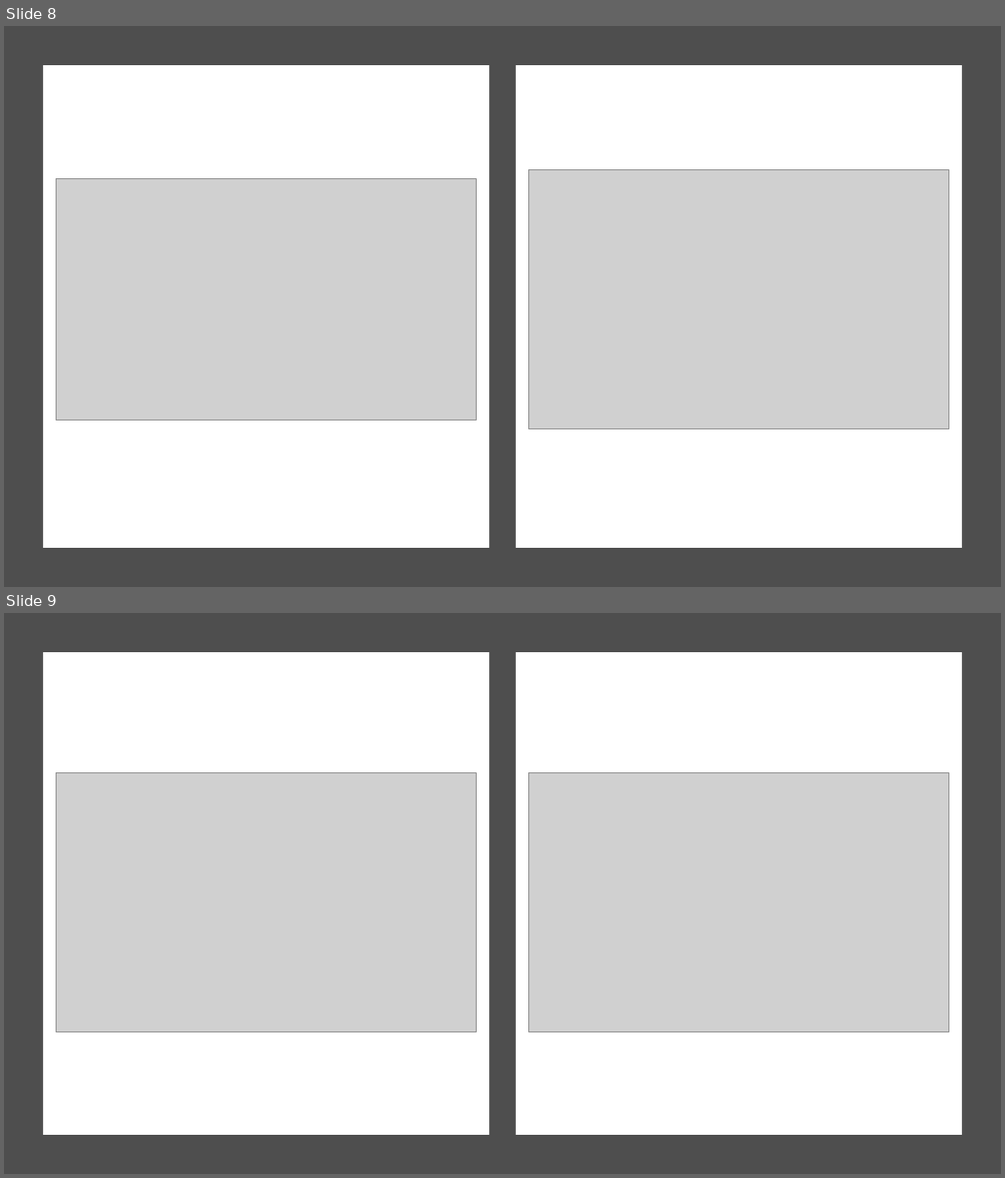
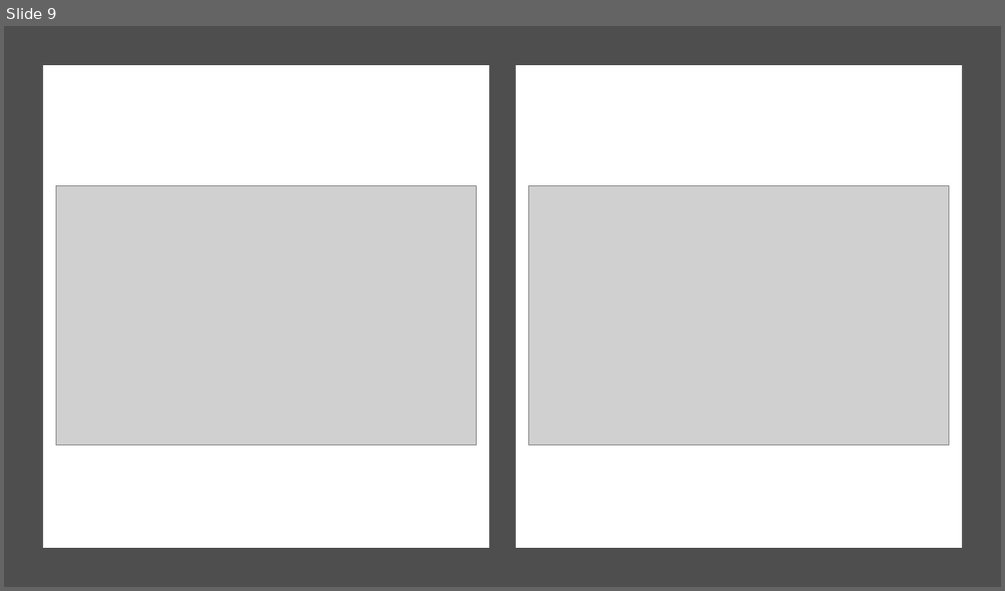
Before and after one commit to jjsmu/CaseStudy2DDS, a slide deck: Frito-Lay, Inc.pptx. Shown one above the other, each under a label of ours: slides 8 and 9 before the commit, slide 9 after it. The pictures are 1005x1178 and 1005x591 pixels, drawn with LibreOffice and Linux fonts; fonts in the diff are those of the drawing; grey boxes stand for pictures. Boxes give left, top, right and bottom in pixels: in the first picture for what was removed or moved away, otherwise in the second. Text is boxed around its words. In the diff, an @@ line names an element or a change of style, - is before the commit and + after.

```diff
--- a/Frito-Lay, Inc.pptx
+++ b/Frito-Lay, Inc.pptx
@@ slide 8 removed at [4,26,1001,587], background #FFFFFF @@
@@ rectangle removed at [4,26,1001,587] @@
@@ rectangle removed at [43,66,489,548] @@
@@ rectangle removed at [516,66,962,548] @@
@@ picture removed at [57,178,476,420] @@
@@ picture removed at [529,169,948,428] @@
```
Also in this commit, not shown: 3 slides changed, 6 slides added, 2 other slides removed.
